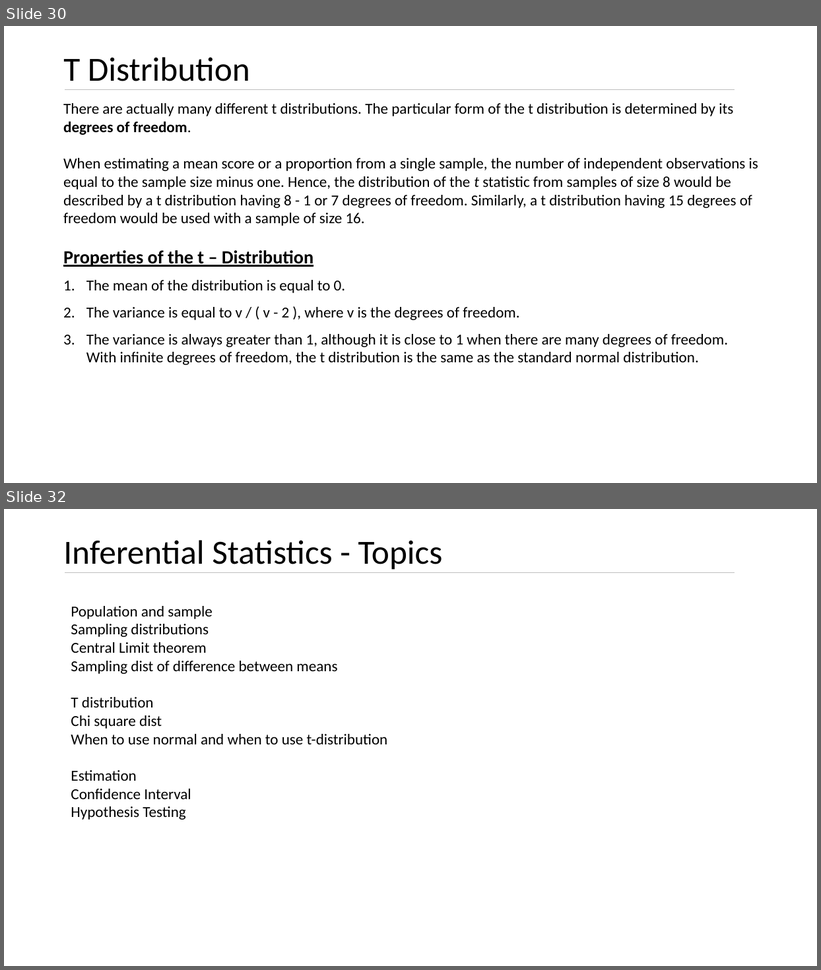
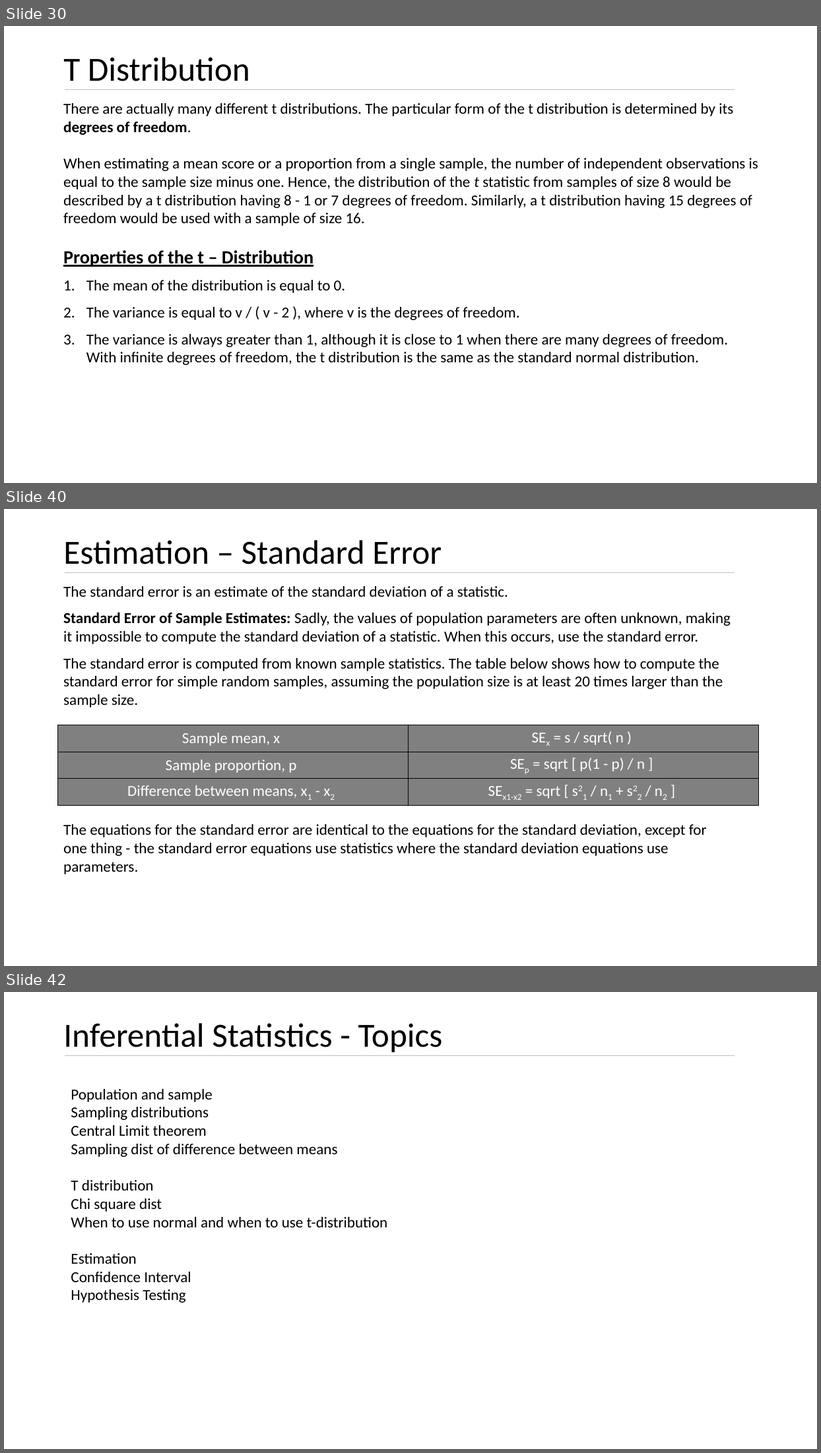
Before and after one commit to kushkul/Intro-to-Analytics, a slide deck: Statistics/Lesson 7 Inferential Statistics.pptx. Shown one above the other, each under a label of ours: slides 30 and 32 before the commit, slides 30, 40 and 42 after it; the slides between them are not shown. The pictures are 821x970 and 821x1453 pixels, drawn with LibreOffice and Linux fonts; fonts in the diff are those of the drawing. Boxes give left, top, right and bottom in pixels: in the first picture for what was removed or moved away, otherwise in the second. Text is boxed around its words. In the diff, an @@ line names an element or a change of style, - is before the commit and + after.

Commit message:
Add Chi square and Estimation

```diff
--- a/Statistics/Lesson 7 Inferential Statistics.pptx
+++ b/Statistics/Lesson 7 Inferential Statistics.pptx
@@ slide 40 added at (x1=4, y1=509, x2=817, y2=966), background #FFFFFF @@
@@ title added at (x1=63, y1=540, x2=442, y2=564), 40 pt, text #000000 @@
+Estimation – Standard Error
@@ text added at (x1=63, y1=586, x2=731, y2=708), 18 pt, text #000000 @@
+The standard error is an estimate of the standard deviation of a statistic.
+Standard Error of Sample Estimates: Sadly, the values of population parameters are often unknown, making it impossible to compute the standard deviation of a statistic. When this occurs, use the standard error.
+The standard error is computed from known sample statistics. The table below shows how to compute the standard error for simple random samples, assuming the population size is at least 20 times larger than the sample size.
@@ line added from (65, 573) to (735, 573), #BFBFBF 0.5 pt @@
@@ table added at (x1=57, y1=725, x2=759, y2=803), 3 rows, 2 columns @@
+Sample mean, x | SEx = s / sqrt( n )
+Sample proportion, p | SEp = sqrt [ p(1 - p) / n ]
+Difference between means, x1 - x2 | SEx1-x2 = sqrt [ s21 / n1 + s22 / n2 ]
@@ text added at (x1=63, y1=824, x2=707, y2=875), 18 pt, text #000000 @@
+The equations for the standard error are identical to the equations for the standard deviation, except for one thing - the standard error equations use statistics where the standard deviation equations use parameters.
@@ what was slide 32 is now slide 42 @@
```
Also in this commit, not shown: 2 slides changed, 9 other slides added.
